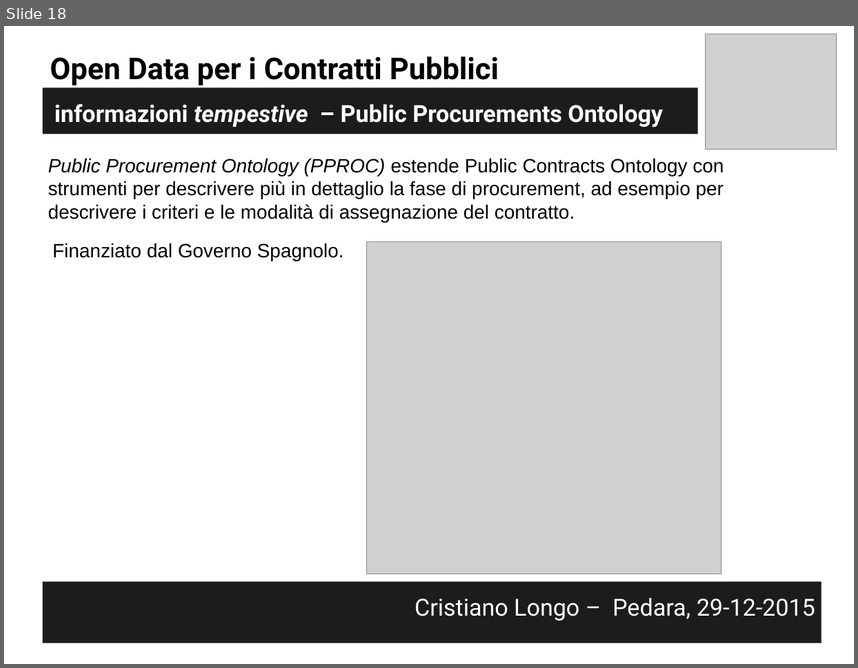
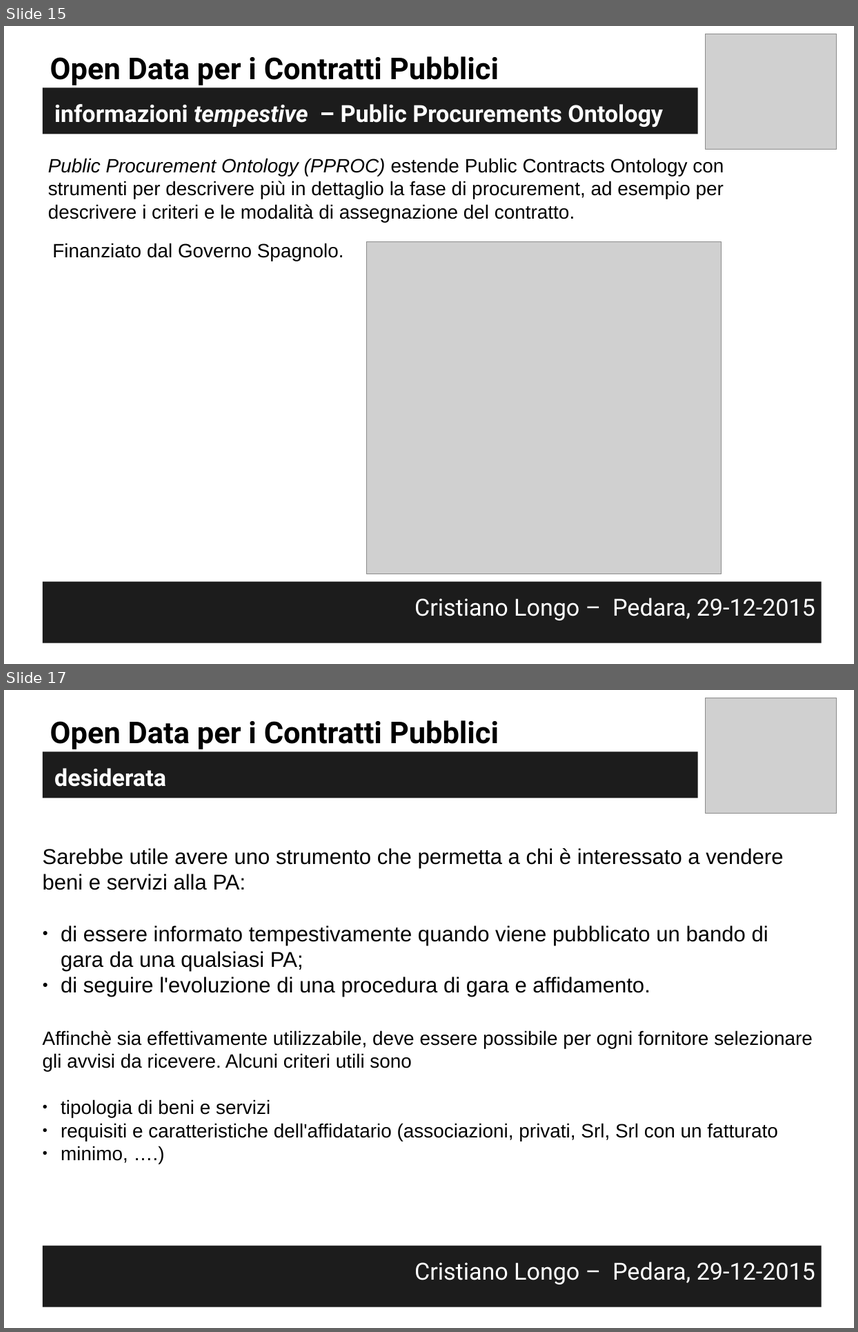
Before and after one commit to opendatahacklab/opendatahacklab.github.io, a slide deck: events/29Dic2015/CristianoLongo_29Dic2015.odp. Shown one above the other, each under a label of ours: slide 18 before the commit, slides 15 and 17 after it; the slides between them are not shown. The pictures are 858x668 and 858x1332 pixels, drawn with LibreOffice and Linux fonts; fonts in the diff are those of the drawing; grey boxes stand for pictures. Boxes give left, top, right and bottom in pixels: in the first picture for what was removed or moved away, otherwise in the second. Text is boxed around its words. In the diff, an @@ line names an element or a change of style, - is before the commit and + after.

```diff
--- a/events/29Dic2015/CristianoLongo_29Dic2015.odp
+++ b/events/29Dic2015/CristianoLongo_29Dic2015.odp
@@ slide 17 added at <box>4,690,854,1328</box>, background #FFFFFF @@
@@ picture added at <box>706,698,837,814</box> @@
@@ text added at <box>50,720,499,749</box>, 28 pt, text #000000, bold @@
+Open Data per i Contratti Pubblici
@@ text added at <box>43,751,698,798</box>, fill #1C1C1C, 22 pt, text #FFFFFF, bold @@
+desiderata
@@ text added at <box>43,848,783,997</box>, 20 pt, text #000000 @@
+Sarebbe utile avere uno strumento che permetta a chi è interessato a vendere beni e servizi alla PA:
+● di essere informato tempestivamente quando viene pubblicato un bando di gara da una qualsiasi PA;
+● di seguire l'evoluzione di una procedura di gara e affidamento.
@@ text added at <box>43,1030,813,1163</box>, 18 pt, text #000000 @@
+Affinchè sia effettivamente utilizzabile, deve essere possibile per ogni fornitore selezionare
+gli avvisi da ricevere. Alcuni criteri utili sono
+● tipologia di beni e servizi
+● requisiti e caratteristiche dell'affidatario (associazioni, privati, Srl, Srl con un fatturato
+● minimo, ….)
@@ text added at <box>43,1245,822,1306</box>, fill #1C1C1C, 22 pt, text #FFFFFF @@
+Cristiano Longo – Pedara, 29-12-2015
@@ what was slide 18 is now slide 15 @@
```
Also in this commit, not shown: 2 slides changed, 3 other slides added, 3 slides removed, 2 other files.
